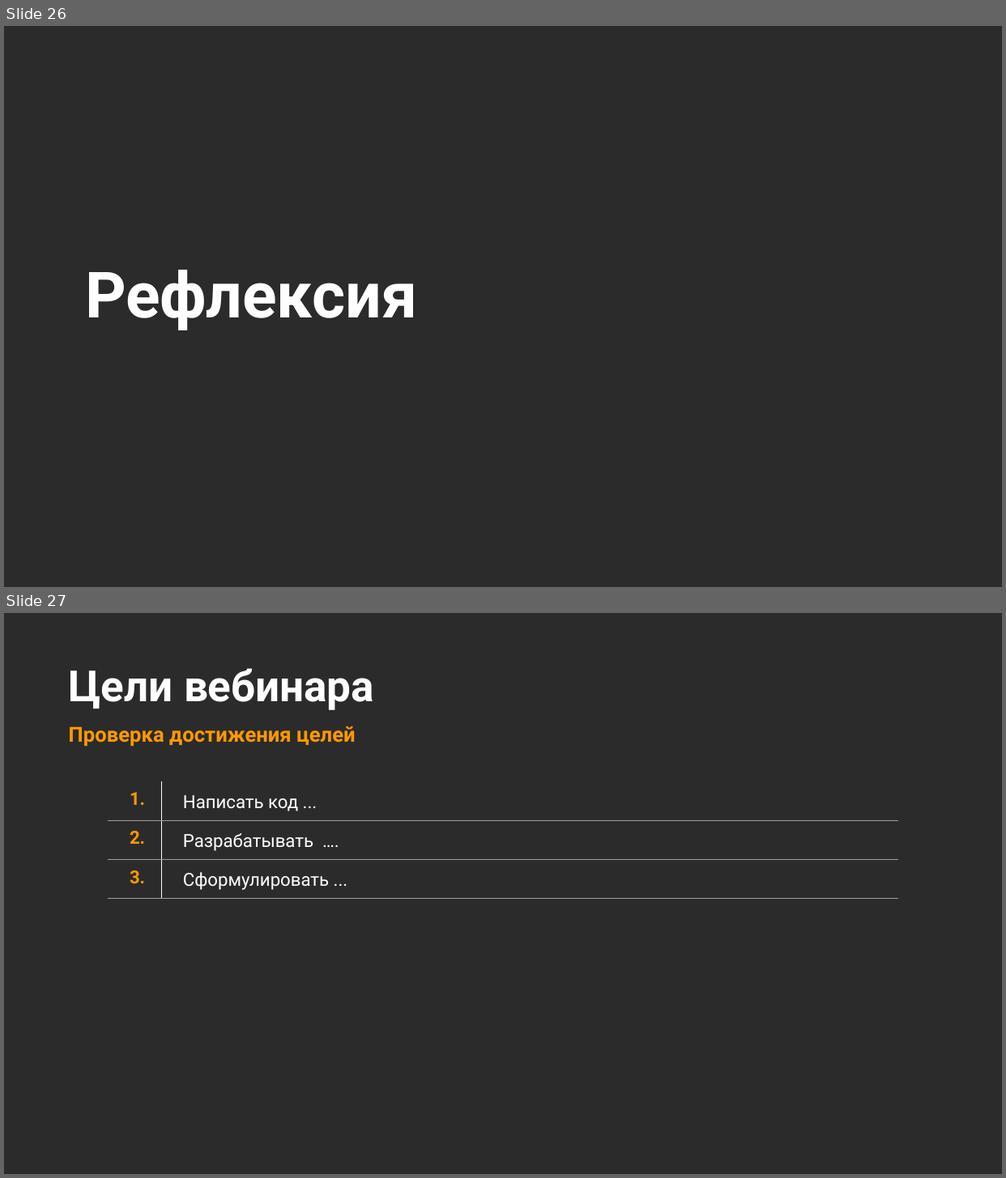
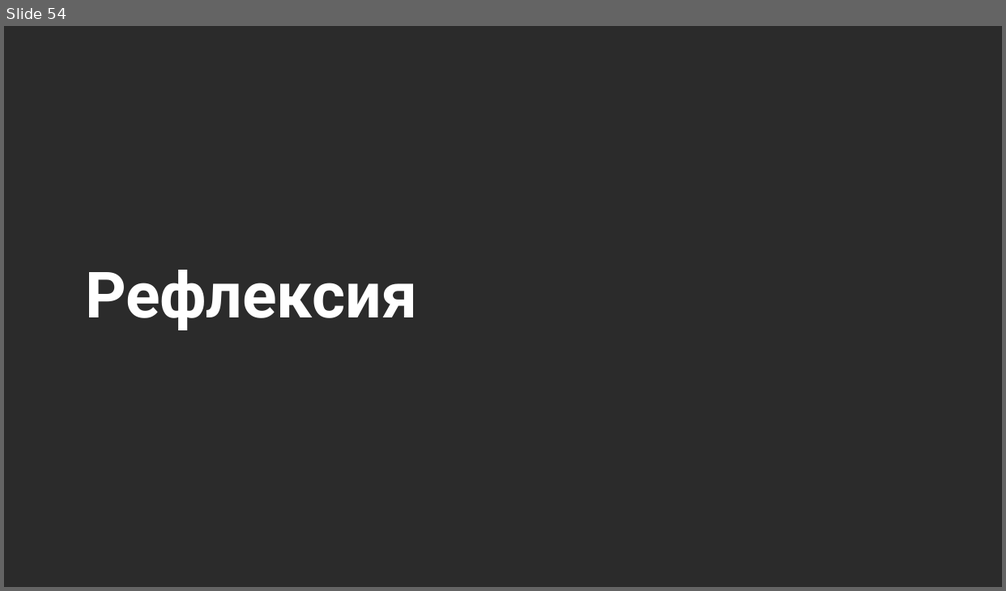
Before and after one commit to Marwolaeth/OTUS_R4DA, a slide deck: teaching/R4DA-EDA4ML.pptx. Shown one above the other, each under a label of ours: slides 26 and 27 before the commit, slide 54 after it. The pictures are 1006x1178 and 1006x591 pixels, drawn with LibreOffice and Linux fonts; fonts in the diff are those of the drawing; background and template pictures are left out; a plain dark background stands for a picture behind light text. Boxes give left, top, right and bottom in pixels: in the first picture for what was removed or moved away, otherwise in the second. Text is boxed around its words. In the diff, an @@ line names an element or a change of style, - is before the commit and + after.

```diff
--- a/teaching/R4DA-EDA4ML.pptx
+++ b/teaching/R4DA-EDA4ML.pptx
@@ slide 27 removed at (x1=4, y1=613, x2=1002, y2=1174), background picture (left out) @@
@@ title removed at (x1=69, y1=668, x2=374, y2=710) @@
-Цели вебинара
@@ subtitle removed at (x1=69, y1=726, x2=355, y2=747) @@
-Проверка достижения целей
@@ table removed at (x1=108, y1=781, x2=898, y2=1109), 3 rows, 2 columns @@
-1. | Написать код ...
-2. | Разрабатывать ….
-3. | Сформулировать ...
@@ what was slide 26 is now slide 54 @@
```
Also in this commit, not shown: 1 slide changed, 47 slides added, 28 other slides removed, 4 other files.
